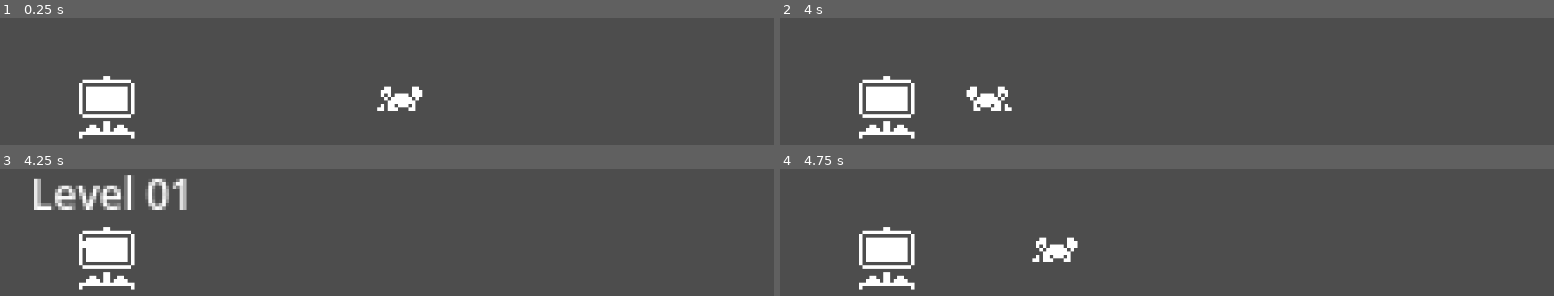
Above: before the commit, frames 1-4 (two rows, left to right).
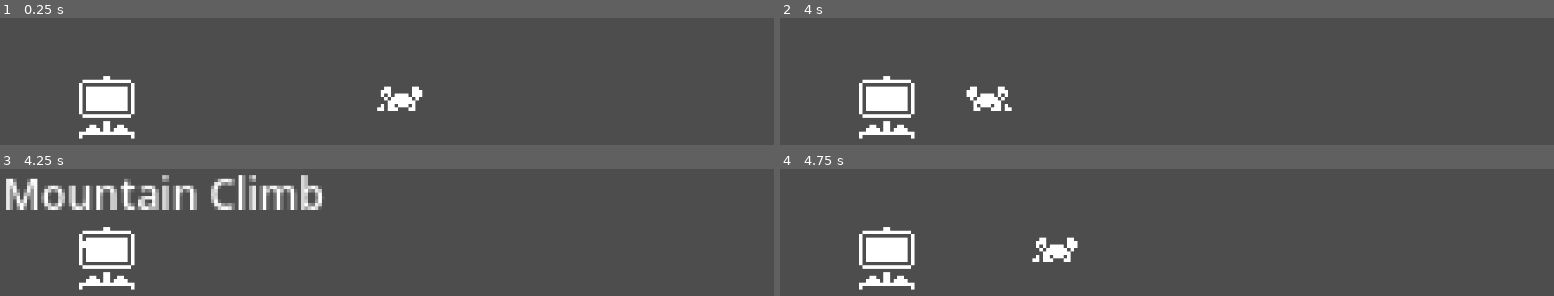
Above: after the commit, the same moments.

Repository: okatima/hello-world-pilot
Game: Godot game, scene res://stages/world/world_map.tscn
The game is run twice, just before and just after one commit, with the same random seed, the same clock (stepped at 60 frames per second) and the same inputs. The project has no main scene, so this scene is started directly.
Inputs:
- Up to frame 1 (0.25 s): no input
- Up to frame 2 (4 s): tap Enter (ui_accept) at 0.5, 0.77, 1.52, 2, 3.02, 3.77 s; hold Right (ui_right) 0.53-2.03 s; hold Left (ui_left) from 2.03 s (still down)
- Up to frame 3 (4.25 s): keep holding Left (ui_left)
- Up to frame 4 (4.75 s): release Left (ui_left) at 4.28 s; hold Right (ui_right) from 4.28 s (still down); tap Enter (ui_accept) at 4.52 s

Frames 1-2 are identical in both runs. In frame 3, 6.1% of the frame differs, in the area x 0-42%, y 4-33%; in frame 4, nothing differs.

Commit message:
Made level select into its own scene

Diff:
--- a/entities/level_select/level_select.gd
+++ b/entities/level_select/level_select.gd
@@ -5,8 +5,11 @@
 
 @onready var can_load_level : bool = false
 
+@export var display_name: String = ""
+
 func _ready() -> void:
 	level_label.hide()
+	level_label.text = display_name
 
 
 func _process(delta: float) -> void:
--- /dev/null
+++ b/entities/level_select/level_select.tscn
@@ -0,0 +1,37 @@
+[gd_scene load_steps=4 format=3 uid="uid://cxdpynv56474q"]
+
+[ext_resource type="Script" uid="uid://bmscfbpj2yjnc" path="res://entities/level_select/level_select.gd" id="1_u8kju"]
+[ext_resource type="Texture2D" uid="uid://dcgp1pyaip2af" path="res://stages/tilesets/monochrome_tilemap_transparent_packed.png" id="3_10sdy"]
+
+[sub_resource type="CircleShape2D" id="CircleShape2D_kfq03"]
+
+[node name="LevelSelect" type="Area2D"]
+script = ExtResource("1_u8kju")
+
+[node name="CollisionShape2D" type="CollisionShape2D" parent="."]
+shape = SubResource("CircleShape2D_kfq03")
+debug_color = Color(0.892756, 0.317242, 0.143786, 0.42)
+
+[node name="SignSprite" type="Sprite2D" parent="."]
+texture = ExtResource("3_10sdy")
+region_enabled = true
+region_rect = Rect2(256, 48, 16, 16)
+
+[node name="GroundSprite" type="Sprite2D" parent="."]
+position = Vector2(0, 6)
+texture = ExtResource("3_10sdy")
+region_enabled = true
+region_rect = Rect2(48, 168, 16, 8)
+
+[node name="LevelLabel" type="Label" parent="."]
+offset_left = -30.0
+offset_top = -29.0
+offset_right = 33.0
+offset_bottom = -6.0
+theme_override_font_sizes/font_size = 12
+text = "Level 01"
+horizontal_alignment = 1
+vertical_alignment = 1
+
+[connection signal="body_entered" from="." to="." method="_on_body_entered"]
+[connection signal="body_exited" from="." to="." method="_on_body_exited"]
--- a/stages/world/world_map.tscn
+++ b/stages/world/world_map.tscn
@@ -1,8 +1,8 @@
-[gd_scene load_steps=9 format=3 uid="uid://bjteeedvw5xw5"]
+[gd_scene load_steps=8 format=3 uid="uid://bjteeedvw5xw5"]
 
 [ext_resource type="Script" uid="uid://h8rux1npgfe2" path="res://entities/world_map_player/world_map_player.gd" id="1_gh6wd"]
 [ext_resource type="Texture2D" uid="uid://dcgp1pyaip2af" path="res://stages/tilesets/monochrome_tilemap_transparent_packed.png" id="2_fhdmw"]
-[ext_resource type="Script" uid="uid://bmscfbpj2yjnc" path="res://entities/level_select/level_select.gd" id="3_fhdmw"]
+[ext_resource type="PackedScene" uid="uid://cxdpynv56474q" path="res://entities/level_select/level_select.tscn" id="3_ty1o8"]
 [ext_resource type="PackedScene" uid="uid://bsbsoef0y3in" path="res://stages/roger/game.tscn" id="4_ty1o8"]
 
 [sub_resource type="CircleShape2D" id="CircleShape2D_ty1o8"]
@@ -22,8 +22,6 @@
 "name": &"default",
 "speed": 5.0
 }]
-
-[sub_resource type="CircleShape2D" id="CircleShape2D_kfq03"]
 
 [node name="WorldMap" type="Node2D"]
 
@@ -46,35 +44,7 @@
 [node name="AnimatedSprite2D" type="AnimatedSprite2D" parent="CharacterBody2D"]
 sprite_frames = SubResource("SpriteFrames_g7xl0")
 
-[node name="Area2D" type="Area2D" parent="."]
+[node name="LevelSelect" parent="." instance=ExtResource("3_ty1o8")]
 position = Vector2(38, 73)
-script = ExtResource("3_fhdmw")
 level_to_load = ExtResource("4_ty1o8")
-
-[node name="CollisionShape2D" type="CollisionShape2D" parent="Area2D"]
-shape = SubResource("CircleShape2D_kfq03")
-debug_color = Color(0.892756, 0.317242, 0.143786, 0.42)
-
-[node name="SignSprite" type="Sprite2D" parent="Area2D"]
-texture = ExtResource("2_fhdmw")
-region_enabled = true
-region_rect = Rect2(256, 48, 16, 16)
-
-[node name="GroundSprite" type="Sprite2D" parent="Area2D"]
-position = Vector2(0, 6)
-texture = ExtResource("2_fhdmw")
-region_enabled = true
-region_rect = Rect2(48, 168, 16, 8)
-
-[node name="LevelLabel" type="Label" parent="Area2D"]
-offset_left = -30.0
-offset_top = -29.0
-offset_right = 33.0
-offset_bottom = -6.0
-theme_override_font_sizes/font_size = 12
-text = "Level 01"
-horizontal_alignment = 1
-vertical_alignment = 1
-
-[connection signal="body_entered" from="Area2D" to="Area2D" method="_on_body_entered"]
-[connection signal="body_exited" from="Area2D" to="Area2D" method="_on_body_exited"]
+display_name = "Mountain Climb"
